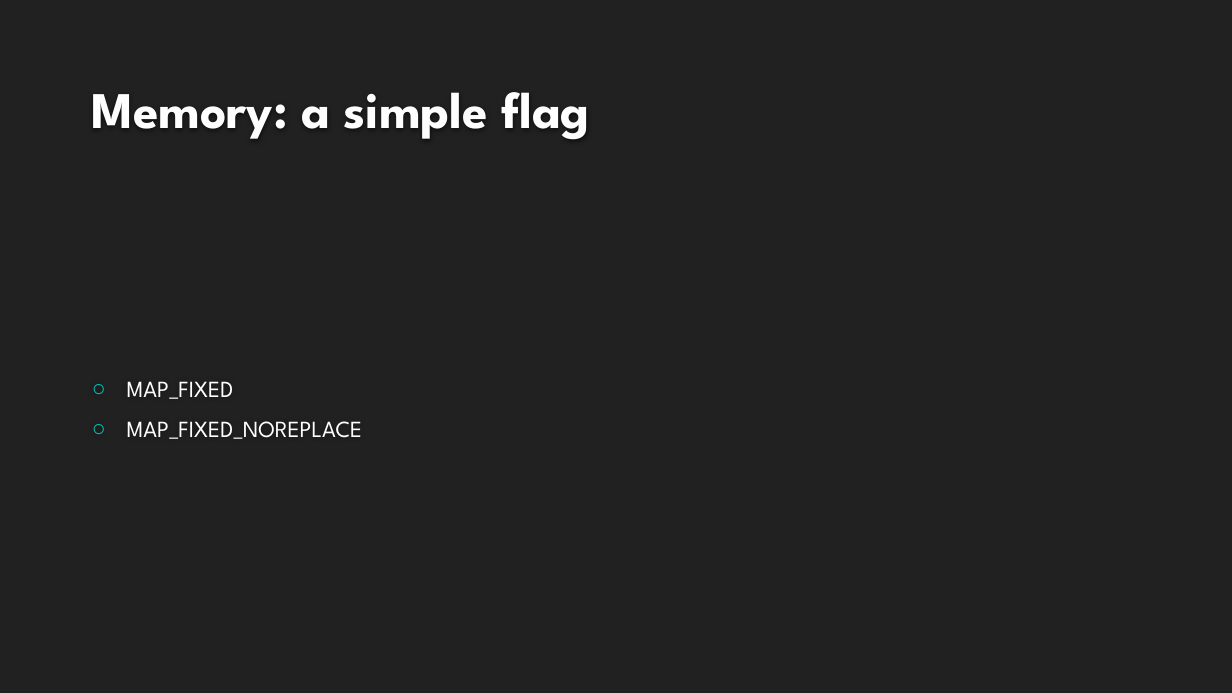
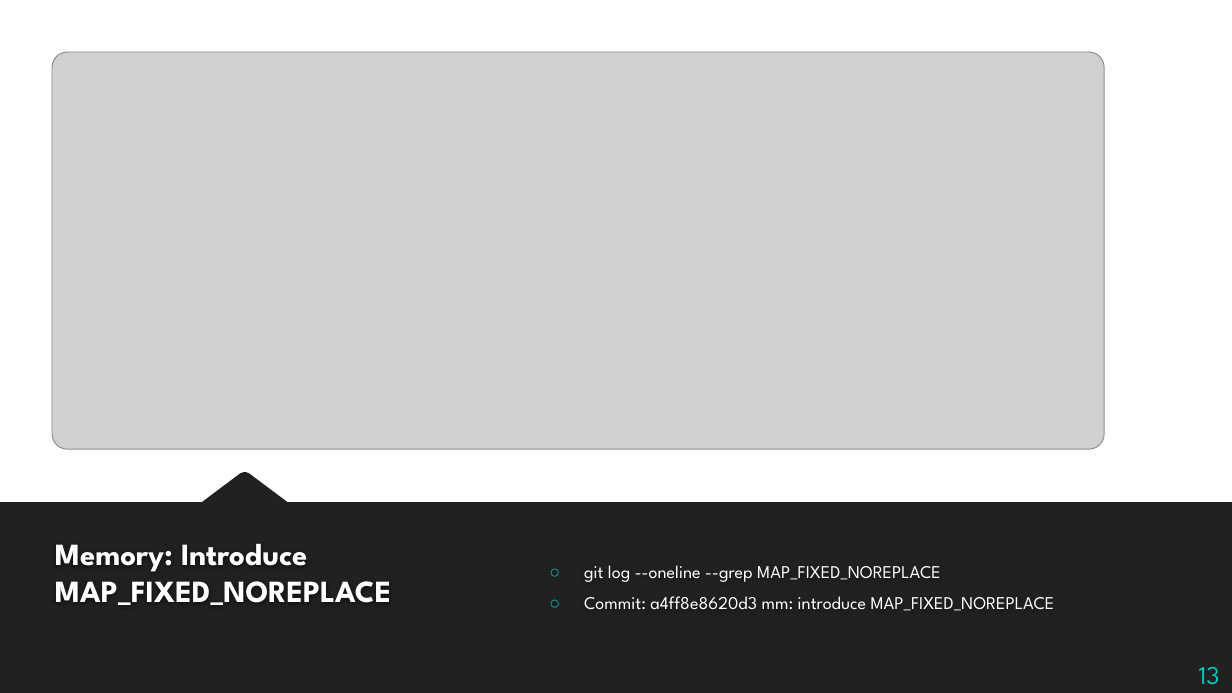
Before and after one commit to bjzhang/bjzhang.github.io, a slide deck: slide 13 of _drafts/Recent_Linux_kernel.pptx. Drawn at 1232x693 pixels with LibreOffice and Linux fonts; fonts in the diff are those of the drawing; grey boxes stand for pictures; background and template pictures are left out. Boxes give left, top, right and bottom in pixels: in the first picture for what was removed or moved away, otherwise in the second. Text is boxed around its words. In the diff, an @@ line names an element or a change of style, - is before the commit and + after.

```diff
--- a/_drafts/Recent_Linux_kernel.pptx
+++ b/_drafts/Recent_Linux_kernel.pptx
@@ background #212121 to #FFFFFF @@
@@ picture added at [52, 52, 1104, 449] @@
@@ freeform shape added at [0, 472, 1232, 693], fill #212121 @@
@@ title "Memory: Introduce MAP_FIXED_NOREPLACE" at [55, 543, 391, 605]: vertical alignment bottom to middle @@
@@ title at [55, 543, 391, 605]: text changed; size 40 to 24 pt @@
-Memory: a simple flag
+Memory: Introduce MAP_FIXED_NOREPLACE
@@ text at [584, 565, 1055, 611]: text changed; size 18 to 14 pt; text colour #FFFFFF to #FEFEFE @@
-○ MAP_FIXED
-○ MAP_FIXED_NOREPLACE
+○ git log --oneline --grep MAP_FIXED_NOREPLACE
+○ Commit: a4ff8e8620d3 mm: introduce MAP_FIXED_NOREPLACE
@@ page number added at [1199, 667, 1220, 685], 20 pt, text #00C6BB @@
+13
```
Also in this commit, not shown: 15 other slides changed, 1 slide added, 1 slide removed, 2 other files.
